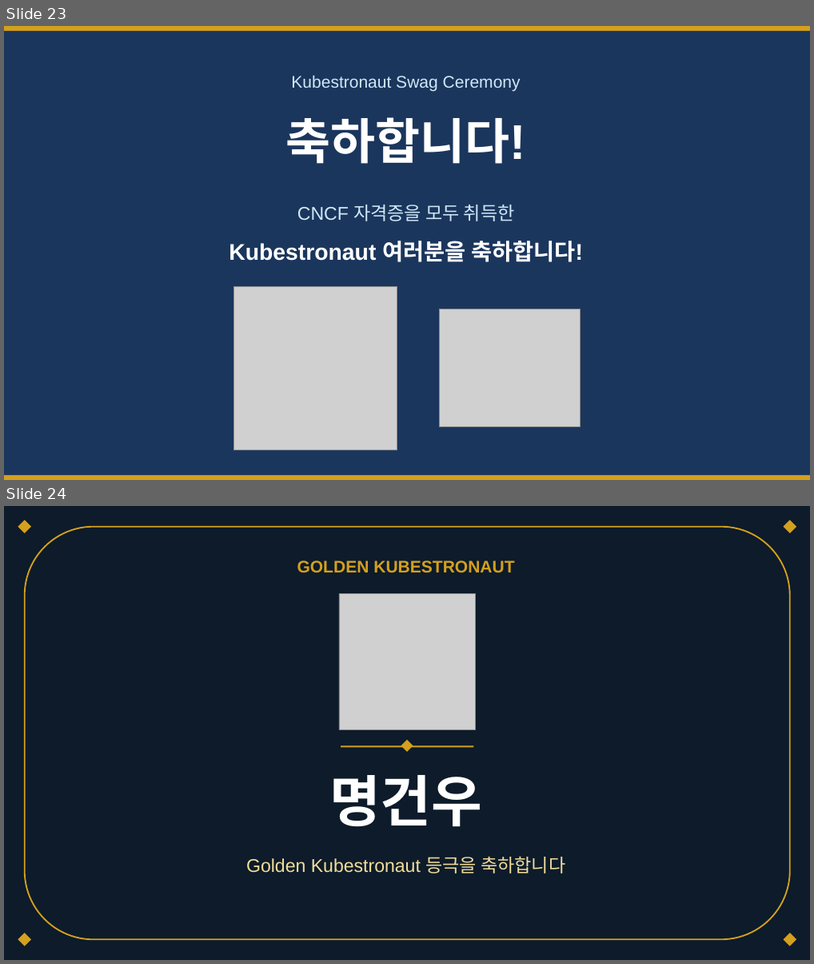
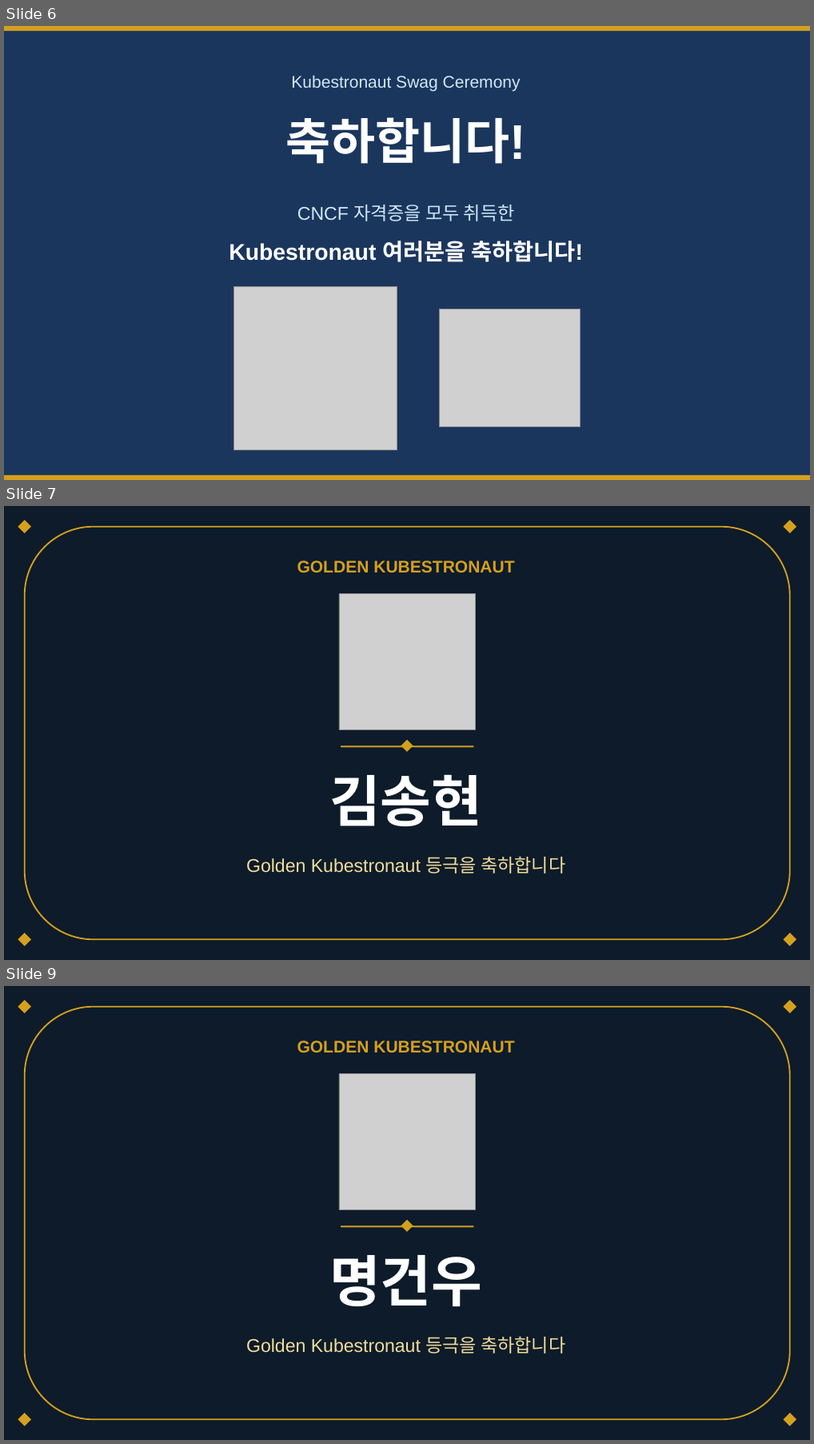
Before and after one commit to Cloud-Native-Community-Korea/kubeCommunityNight, a slide deck: cnck-kube-community-night.pptx. Shown one above the other, each under a label of ours: slides 23 and 24 before the commit, slides 6, 7 and 9 after it; the slides between them are not shown. The pictures are 814x964 and 814x1444 pixels, drawn with LibreOffice and Linux fonts; fonts in the diff are those of the drawing; grey boxes stand for pictures. Boxes give left, top, right and bottom in pixels: in the first picture for what was removed or moved away, otherwise in the second. Text is boxed around its words. In the diff, an @@ line names an element or a change of style, - is before the commit and + after.

```diff
--- a/cnck-kube-community-night.pptx
+++ b/cnck-kube-community-night.pptx
@@ slide 7 added at bbox=[4, 506, 810, 960], background #0D1B2A @@
@@ diamond added at bbox=[18, 520, 31, 533], fill #D4A01E @@
@@ rounded rectangle added at bbox=[25, 527, 790, 939], outline #D4A01E 1.75 pt @@
@@ diamond added at bbox=[784, 520, 797, 533], fill #D4A01E @@
@@ text added at bbox=[298, 560, 514, 572], 20 pt, text #D4A01E, bold @@
+GOLDEN KUBESTRONAUT
@@ picture added at bbox=[339, 594, 475, 730] @@
@@ rectangle added at bbox=[341, 745, 474, 748], fill #D4A01E @@
@@ diamond added at bbox=[402, 740, 414, 752], fill #D4A01E @@
@@ text added at bbox=[330, 774, 482, 826], 66 pt, text #FFFFFF, bold @@
+김송현
@@ text added at bbox=[246, 856, 566, 873], 22 pt, text #F1DD9A @@
+Golden Kubestronaut 등극을 축하합니다
@@ diamond added at bbox=[18, 932, 31, 946], fill #D4A01E @@
@@ diamond added at bbox=[784, 932, 797, 946], fill #D4A01E @@
@@ what was slide 23 is now slide 6 @@
@@ what was slide 24 is now slide 9 @@
```
Also in this commit, not shown: 3 slides changed, 3 other slides added, 1 slide removed.
